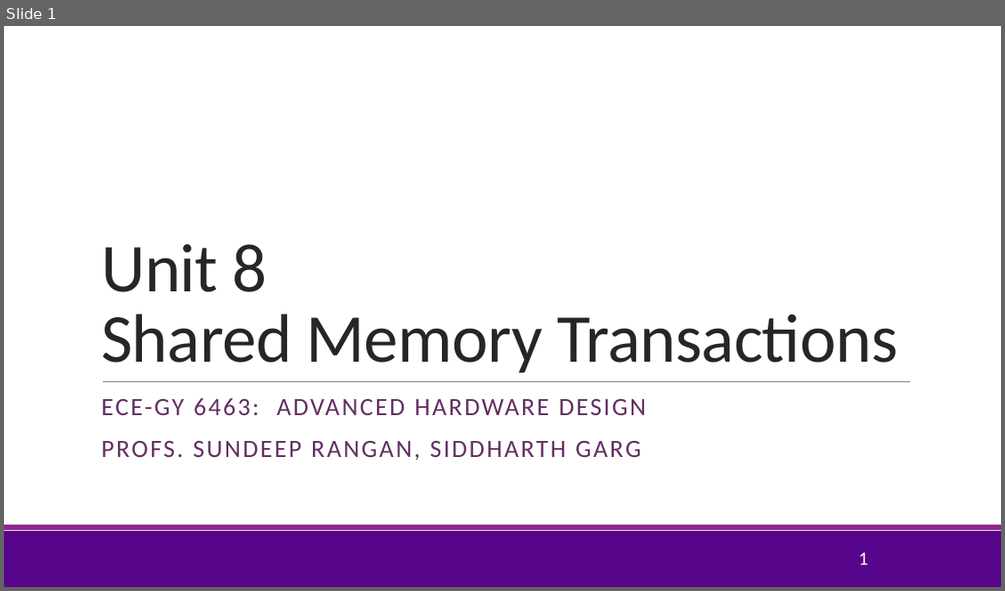
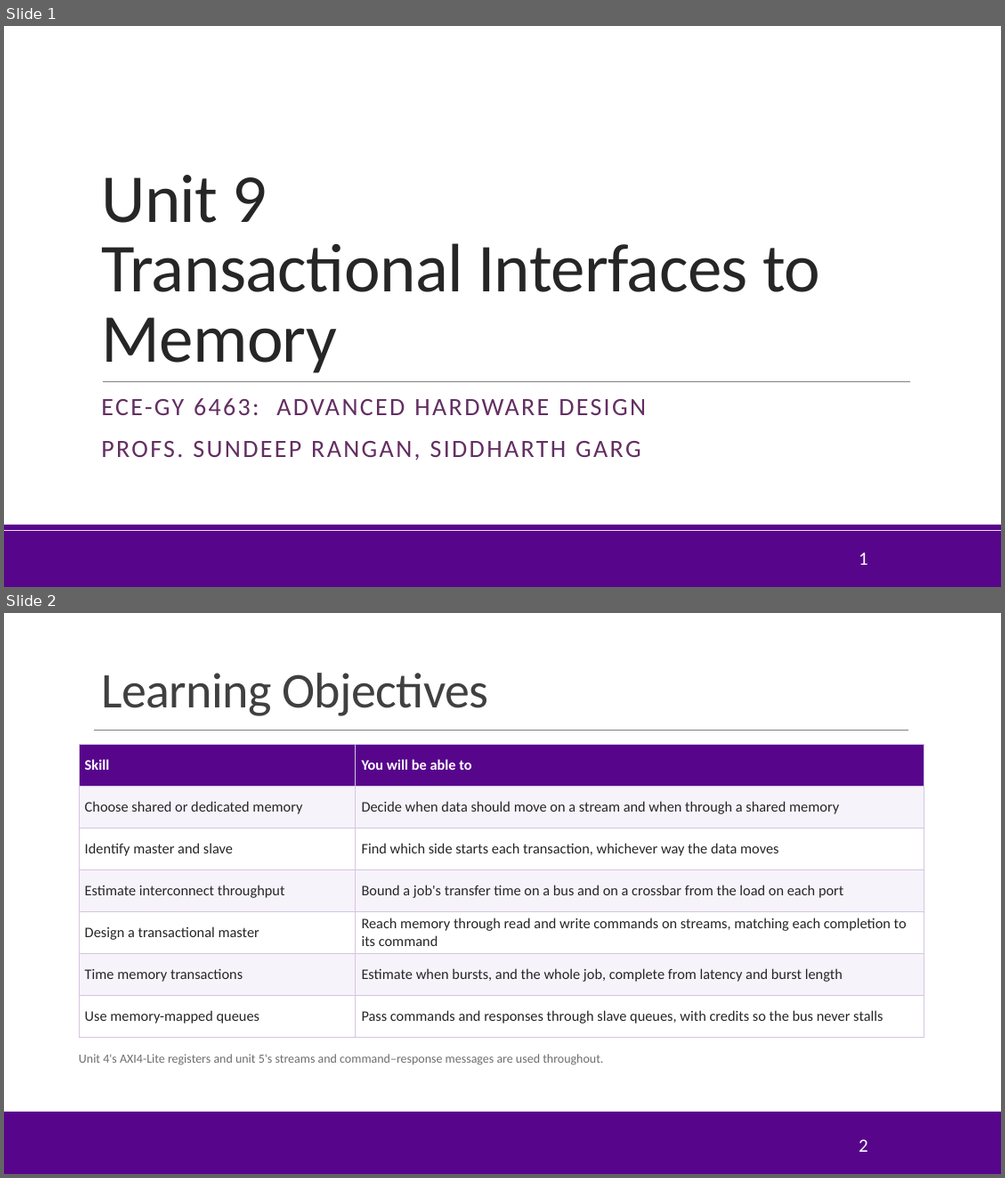
Before and after one commit to sdrangan/hwdesign, a slide deck: units/unit09_sharedmem/sharedmem.pptx. Shown one above the other, each under a label of ours: slide 1 before the commit, slides 1 and 2 after it. The pictures are 1005x591 and 1005x1178 pixels, drawn with LibreOffice and Linux fonts; fonts in the diff are those of the drawing; background and template pictures are left out. Boxes give left, top, right and bottom in pixels: in the first picture for what was removed or moved away, otherwise in the second. Text is boxed around its words. In the diff, an @@ line names an element or a change of style, - is before the commit and + after.

```diff
--- a/units/unit09_sharedmem/sharedmem.pptx
+++ b/units/unit09_sharedmem/sharedmem.pptx
@@ slide 2 added at <box>4,613,1001,1174</box>, background #FFFFFF; not listed: 1 template element that a slide beside it also shows @@
@@ title added at <box>101,673,488,716</box>, 48 pt, text #404040 @@
+Learning Objectives
@@ table added at <box>79,744,923,1037</box>, 7 rows, 2 columns @@
+Skill | You will be able to
+Choose shared or dedicated memory | Decide when data should move on a stream and when through a shared memory
+Identify master and slave | Find which side starts each transaction, whichever way the data moves
+Estimate interconnect throughput | Bound a job's transfer time on a bus and on a crossbar from the load on each port
+Design a transactional master | Reach memory through read and write commands on streams, matching each completion to its command
+Time memory transactions | Estimate when bursts, and the whole job, complete from latency and burst length
+Use memory-mapped queues | Pass commands and responses through slave queues, with credits so the bus never stalls
@@ line added from (94, 730) to (909, 730), #808080 0.5 pt @@
@@ text added at <box>79,1054,603,1065</box>, 12 pt, text #6E6E6E @@
+Unit 4's AXI4-Lite registers and unit 5's streams and command–response messages are used throughout.
@@ rectangle added at <box>4,1117,1001,1174</box>, fill #57068C @@
@@ page number added at <box>858,1139,868,1151</box>, 18 pt, text #FFFFFF @@
+2
@@ slide 1 changed as well @@
@@ title at <box>101,175,820,373</box>: text changed @@
-Unit 8
-Shared Memory Transactions
+Unit 9
+Transactional Interfaces to Memory
@@ rectangle at <box>4,524,1001,529</box>: fill #92278F to #57068C @@
```
Also in this commit, not shown: 14 other slides changed, 9 other slides added, 32 slides removed, 1 other file.
